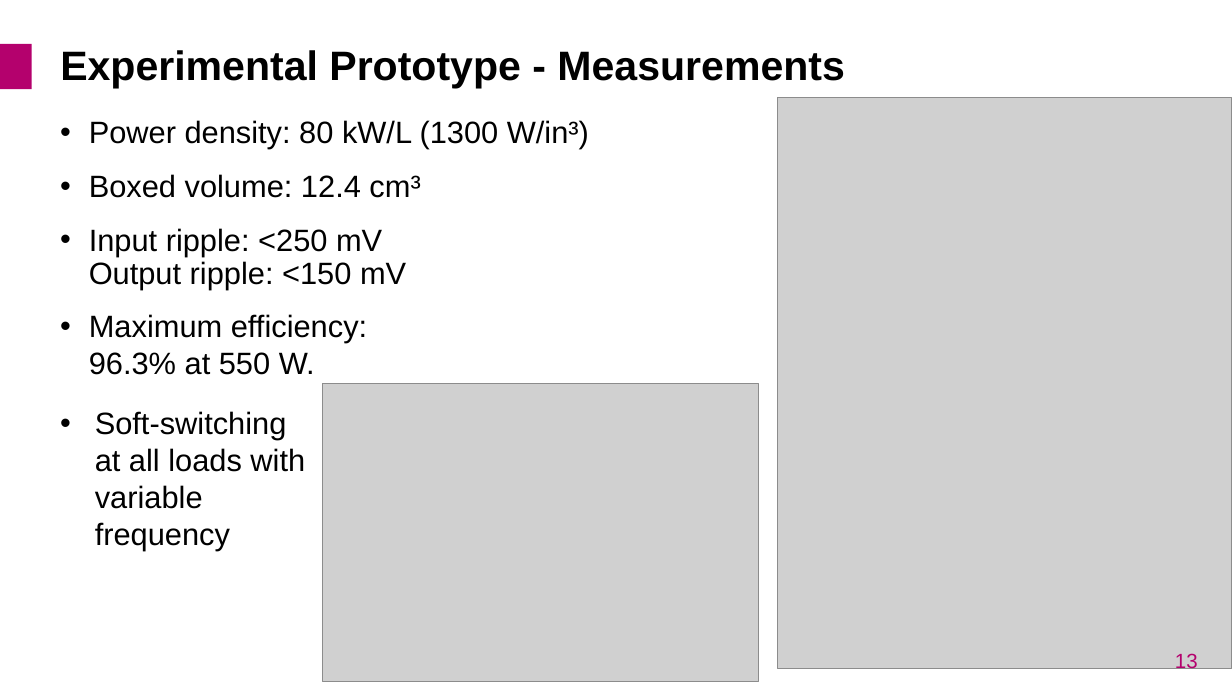
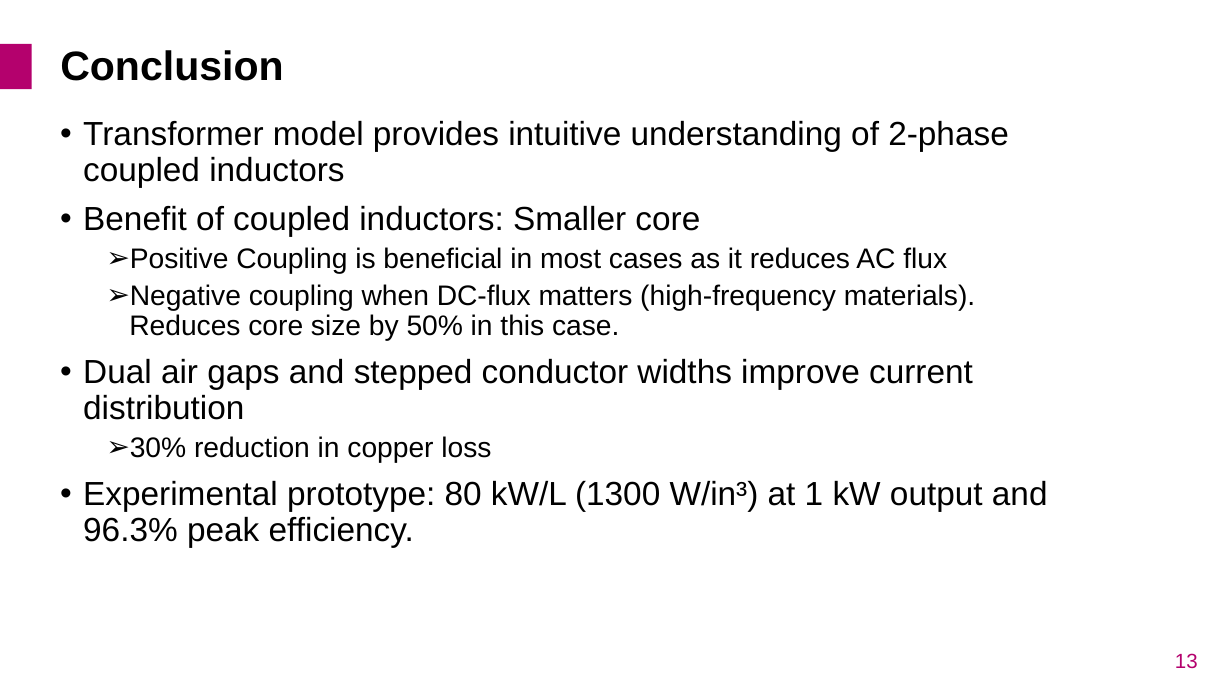
Before and after one commit to Keilomatico/IPEC2026_Coupled_Inductor_Buck, a slide deck: slide 13 of Presentation/IPEC2026_Adrian-Keil_Coupled-Inductor-Buck.pptx. Drawn at 1232x693 pixels with LibreOffice and Linux fonts; fonts in the diff are those of the drawing; grey boxes stand for pictures; background and template pictures are left out. Boxes give left, top, right and bottom in pixels: in the first picture for what was removed or moved away, otherwise in the second. Text is boxed around its words. In the diff, an @@ line names an element or a change of style, - is before the commit and + after.

```diff
--- a/Presentation/IPEC2026_Adrian-Keil_Coupled-Inductor-Buck.pptx
+++ b/Presentation/IPEC2026_Adrian-Keil_Coupled-Inductor-Buck.pptx
@@ title at (60, 50, 283, 81): text changed @@
-Experimental Prototype - Measurements
+Conclusion
@@ picture removed at (778, 98, 1232, 669) @@
@@ text at (83, 120, 1048, 547): text changed; size 24 to 26 pt @@
-• Power density: 80 kW/L (1300 W/in³)
-• Boxed volume: 12.4 cm³
-• Input ripple: <250 mV
-  Output ripple: <150 mV
+• Transformer model provides intuitive understanding of 2-phase coupled inductors
+• Benefit of coupled inductors: Smaller core
+  ➢ Positive Coupling is beneficial in most cases as it reduces AC flux
+  ➢ Negative coupling when DC-flux matters (high-frequency materials).
+    Reduces core size by 50% in this case.
+• Dual air gaps and stepped conductor widths improve current distribution
+  ➢ 30% reduction in copper loss
+• Experimental prototype: 80 kW/L (1300 W/in³) at 1 kW output and 96.3% peak efficiency.
@@ text removed at (89, 314, 367, 375) @@
-• Maximum efficiency: 96.3% at 550 W.
@@ picture removed at (323, 384, 759, 682) @@
@@ text removed at (95, 411, 305, 551) @@
-• Soft-switching at all loads with variable frequency
```
Also in this commit, not shown: 5 other slides changed, 1 other file.
